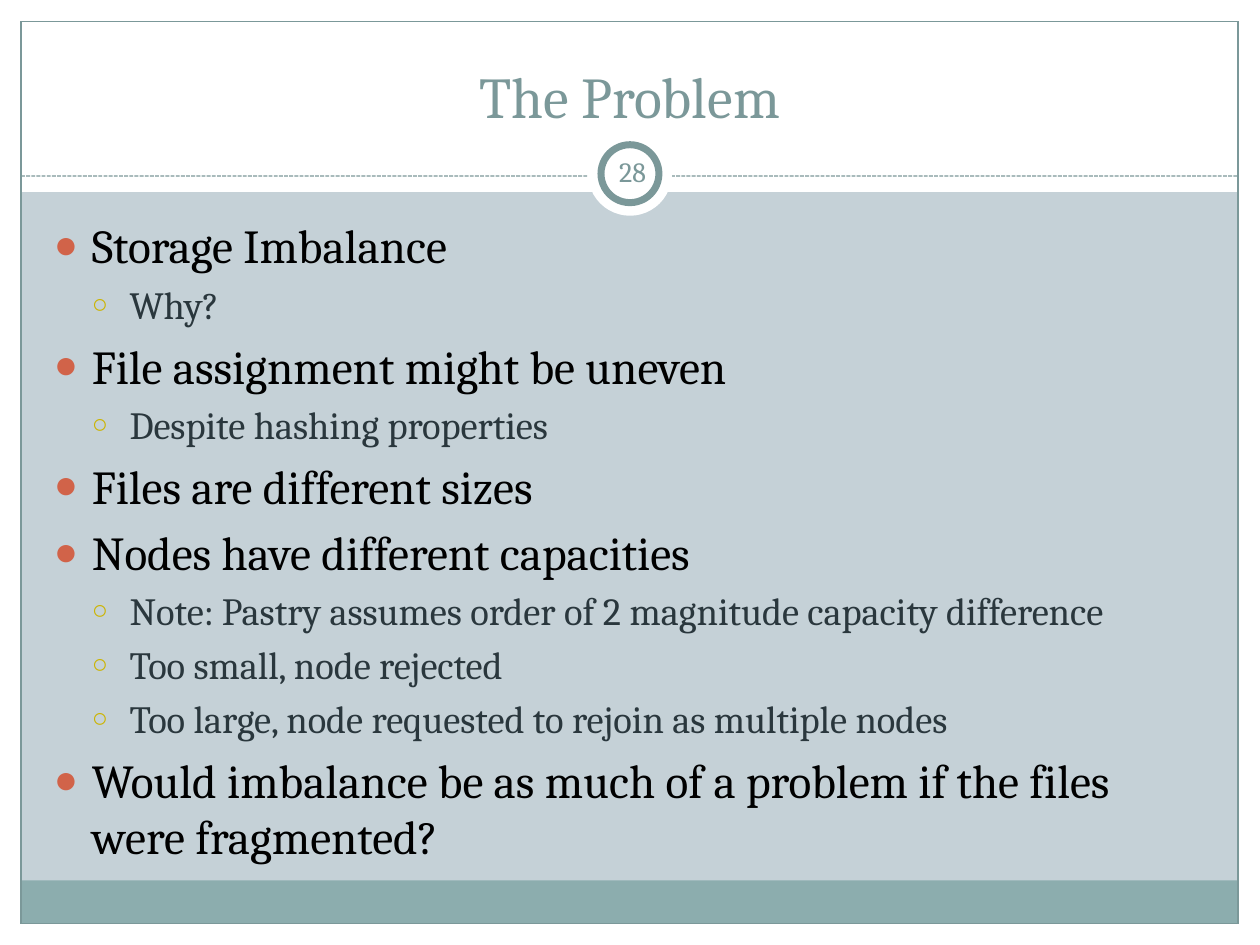
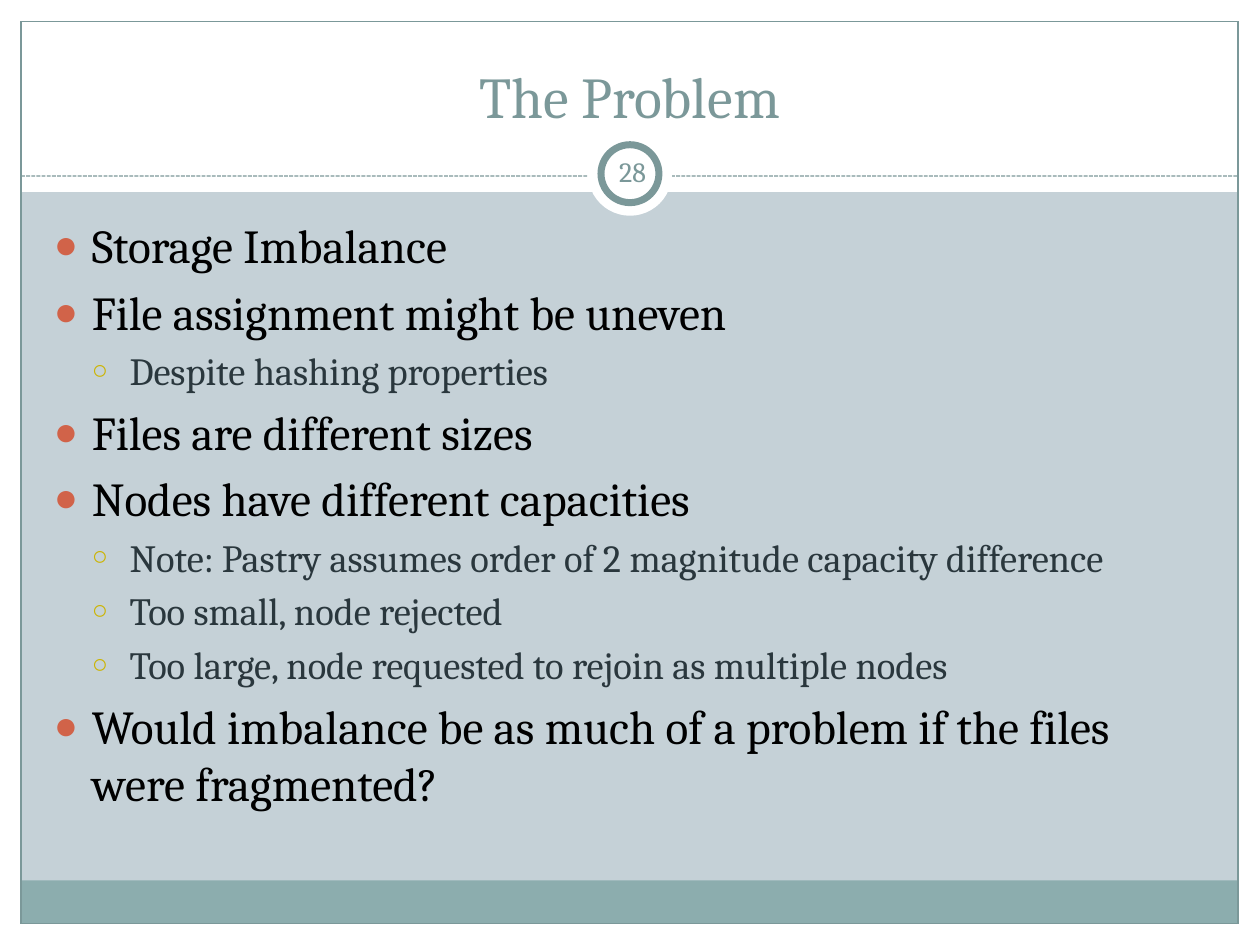
Before and after one commit to cs525-koala/documents, a slide deck: slide 28 of p2p/P2P Apps.pptx. Drawn at 1260x945 pixels with LibreOffice and Linux fonts; fonts in the diff are those of the drawing. Boxes give left, top, right and bottom in pixels: in the first picture for what was removed or moved away, otherwise in the second. Text is boxed around its words. In the diff, an @@ line names an element or a change of style, - is before the commit and + after.

```diff
--- a/p2p/P2P Apps.pptx
+++ b/p2p/P2P Apps.pptx
@@ text at [130,292,219,328]: paragraph removed @@
-  ○ Why?
```
Also in this commit, not shown: 15 other slides changed.
